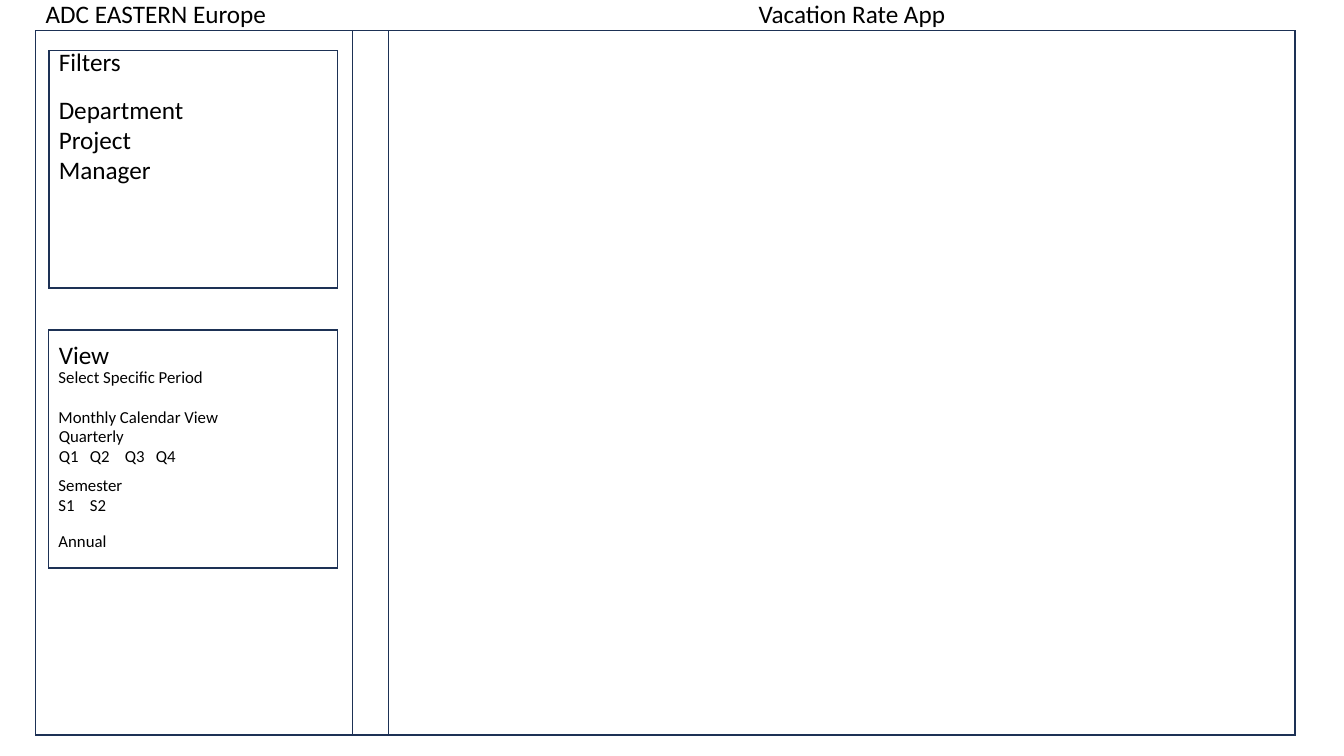
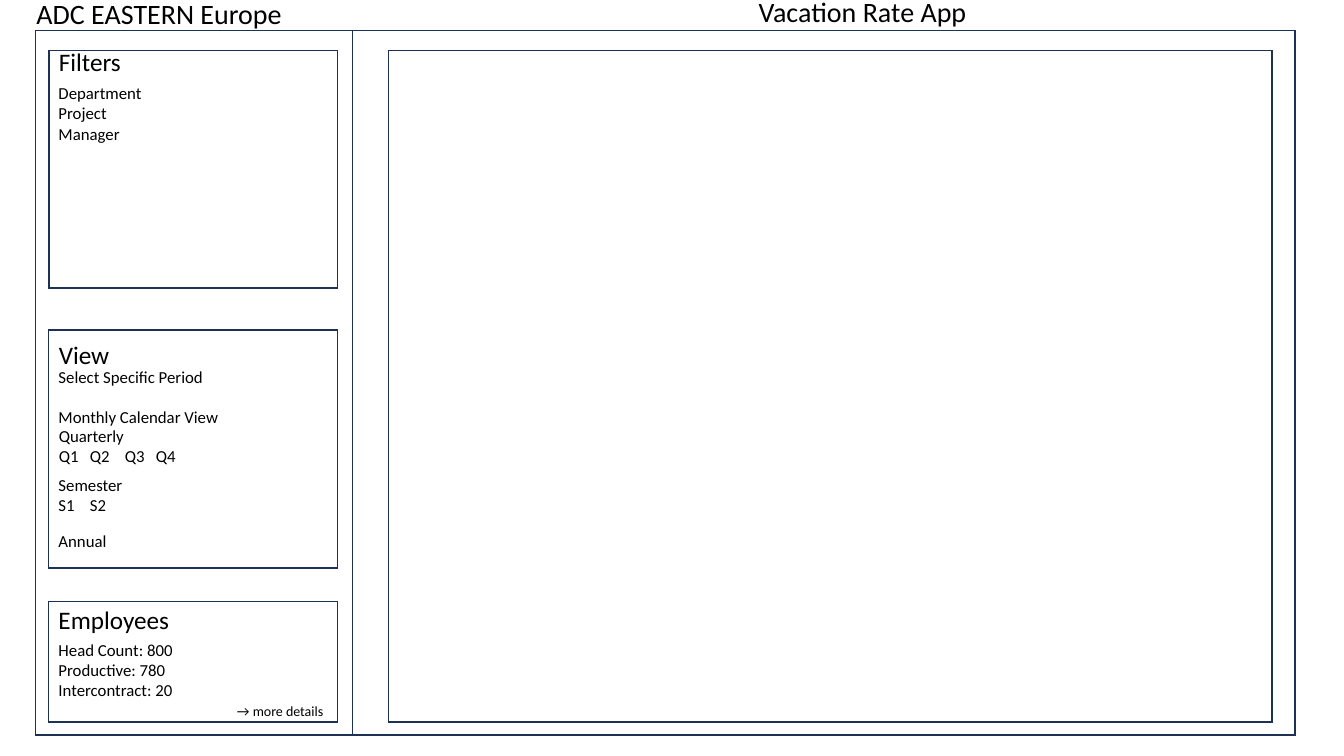
Before and after one commit to LiviuDobre2/VacationRate, a slide deck: slide 1 of 02. Documents/02. Interface/Meniu Idea.pptx. Drawn at 1344x756 pixels with LibreOffice and Linux fonts; fonts in the diff are those of the drawing. Boxes give left, top, right and bottom in pixels: in the first picture for what was removed or moved away, otherwise in the second. Text is boxed around its words. In the diff, an @@ line names an element or a change of style, - is before the commit and + after.

Commit message:
updated interface ppt

```diff
--- a/02. Documents/02. Interface/Meniu Idea.pptx
+++ b/02. Documents/02. Interface/Meniu Idea.pptx
@@ text "ADC EASTERN Europe" at [36, 5, 281, 31]: size 18 to 20 pt @@
@@ text "ADC EASTERN Europe": place and size @@
-text "ADC EASTERN Europe" at [46, 6, 266, 27]
+text "ADC EASTERN Europe" at [36, 5, 281, 31]
@@ text "Vacation Rate App" at [759, 2, 967, 27]: size 18 to 20 pt @@
@@ rectangle: place and size @@
-rectangle at [389, 30, 1296, 735]
+rectangle at [389, 50, 1273, 722]
@@ text "Department": place and size @@
-text "Department" at [59, 102, 184, 184]
+text "Department" at [58, 88, 141, 143]
@@ text "Department" at [58, 88, 141, 143]: size 18 to 12 pt @@
@@ rectangle added at [48, 602, 338, 723], fill #FFFFFF, outline #1E3256 1 pt @@
@@ text added at [58, 611, 169, 633], 18 pt, text #000000 @@
+Employees
@@ text added at [58, 644, 323, 716], 12 pt, text #000000 @@
+Head Count: 800
+Productive: 780
+Intercontract: 20
+→ more details
```
